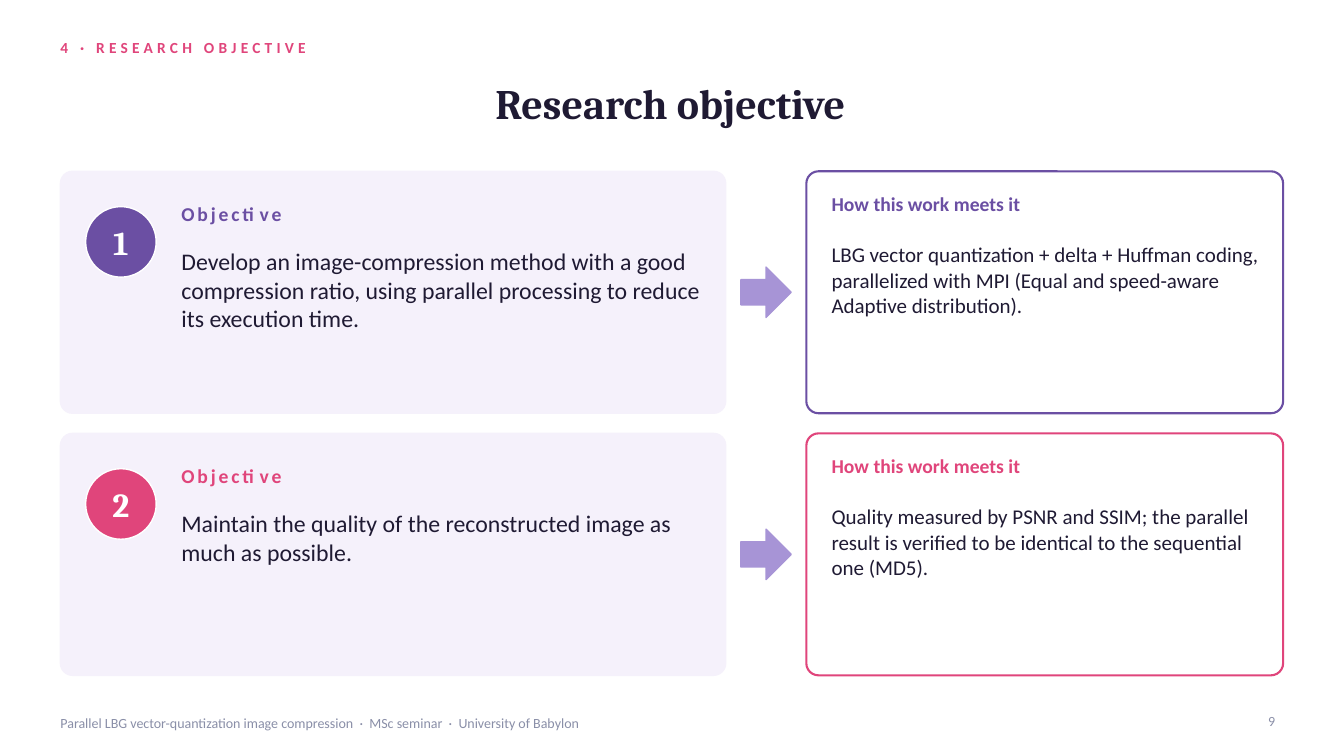
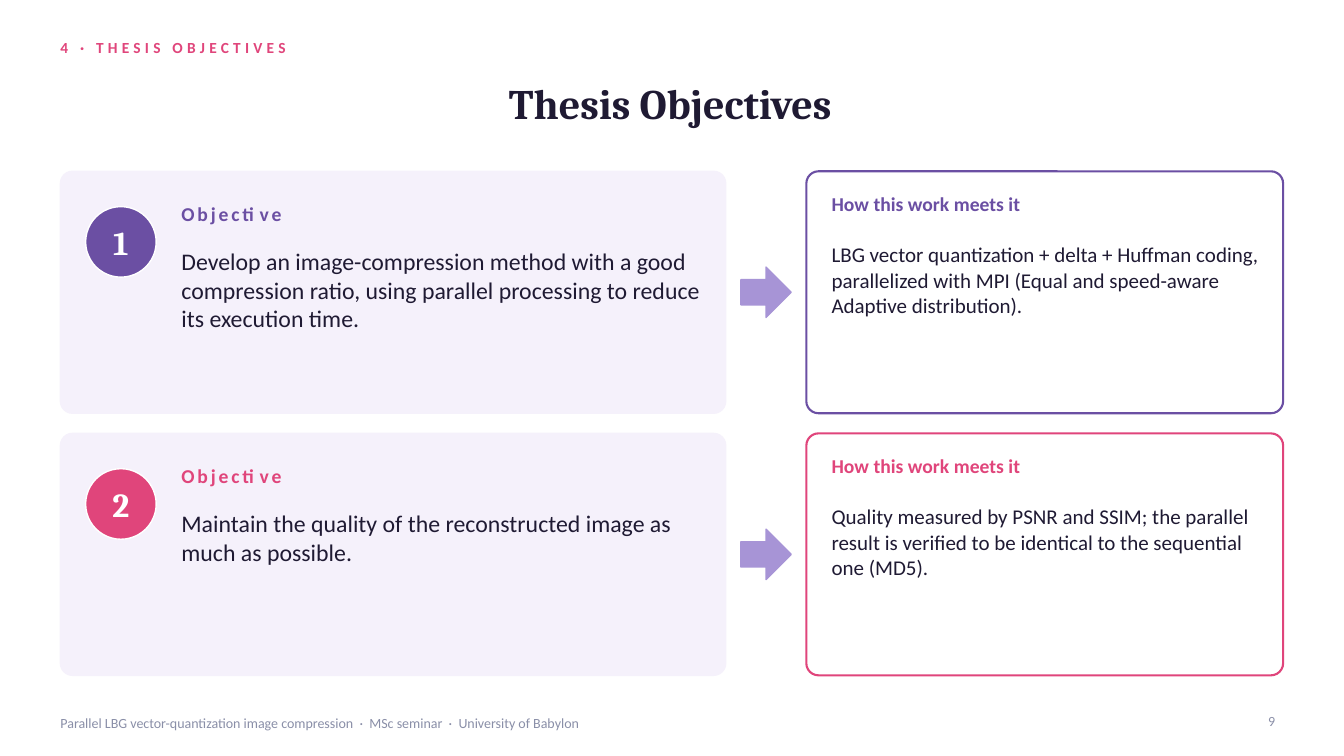
Before and after one commit to ibtihal-cpu/mihk, a slide deck: slide 9 of results/seminar/Seminar_Ibtihal_v2.pptx. Drawn at 1344x756 pixels with LibreOffice and Linux fonts; fonts in the diff are those of the drawing. Boxes give left, top, right and bottom in pixels: in the first picture for what was removed or moved away, otherwise in the second. Text is boxed around its words. In the diff, an @@ line names an element or a change of style, - is before the commit and + after.

```diff
--- a/results/seminar/Seminar_Ibtihal_v2.pptx
+++ b/results/seminar/Seminar_Ibtihal_v2.pptx
@@ text at [60,43,285,53]: text changed @@
-4 · RESEARCH OBJECTIVE
+4 · THESIS OBJECTIVES
@@ title at [509,90,832,128]: text changed @@
-Research objective
+Thesis Objectives
```
Also in this commit, not shown: 34 other slides changed, 3 other files.
